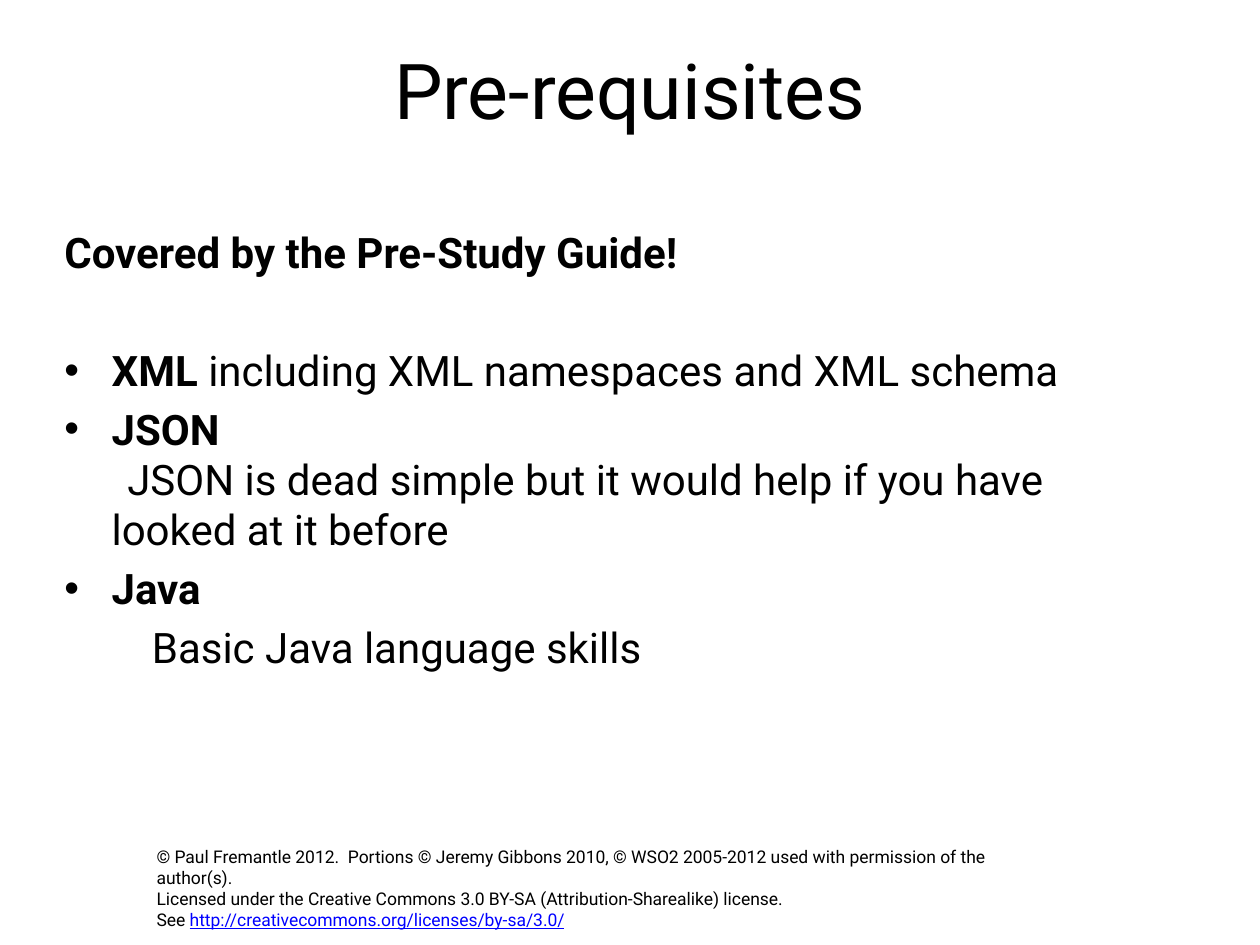
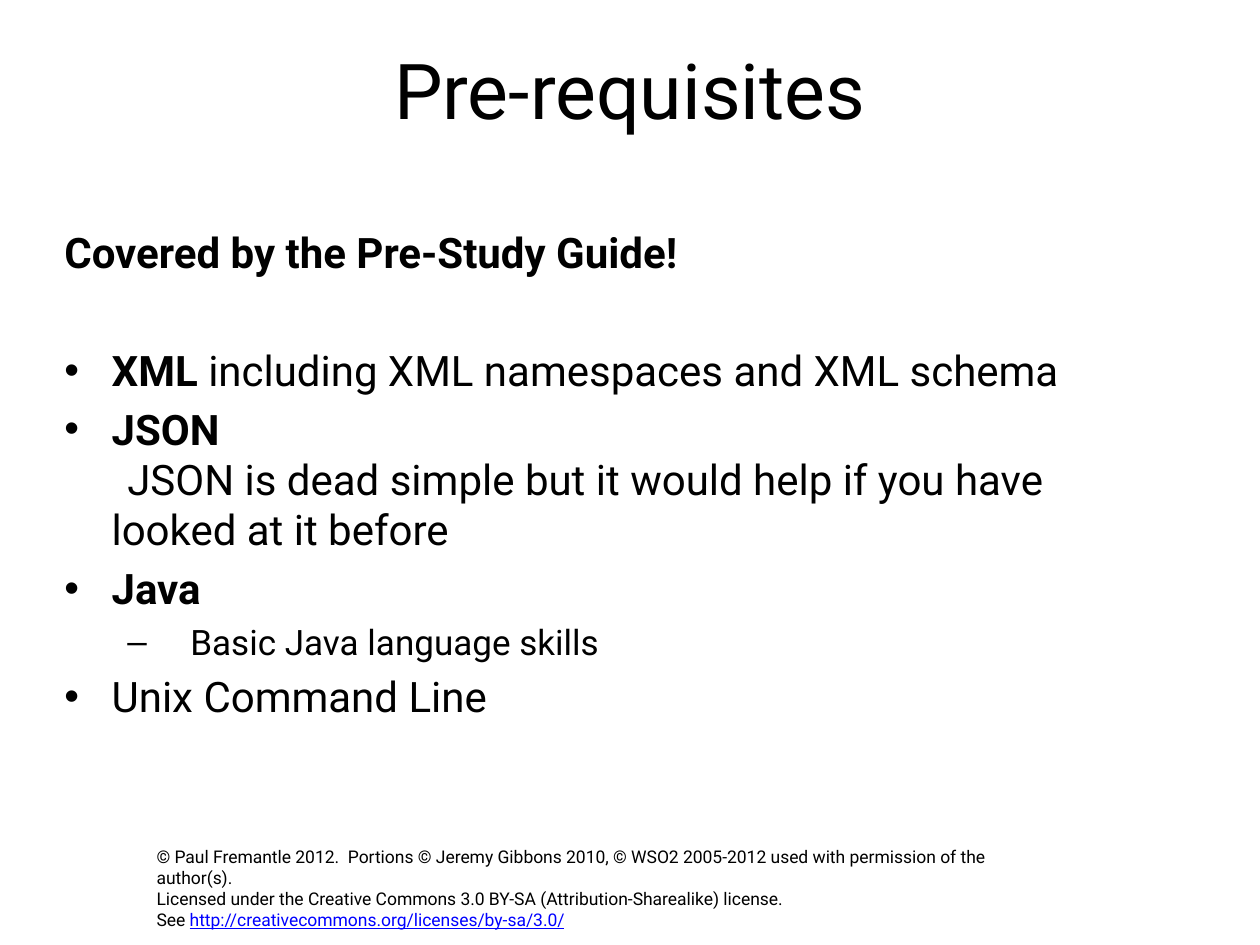
Before and after one commit to pzfreo/ox-soa-old, a slide deck: slide 4 of presentations/source/00-intro.pptx. Drawn at 1260x945 pixels with LibreOffice and Linux fonts; fonts in the diff are those of the drawing; background and template pictures are left out. Boxes give left, top, right and bottom in pixels: in the first picture for what was removed or moved away, otherwise in the second. Text is boxed around its words. In the diff, an @@ line names an element or a change of style, - is before the commit and + after.

```diff
--- a/presentations/source/00-intro.pptx
+++ b/presentations/source/00-intro.pptx
@@ text at <box>190,628,598,663</box>: size 24 to 20 pt in "Basic Java language skills"; bullet none to –; list level 1 to 2 in "Basic Java language skills" @@
@@ text at <box>112,680,487,713</box>: paragraph added @@
+• Unix Command Line
```
Also in this commit, not shown: 6 other files.
